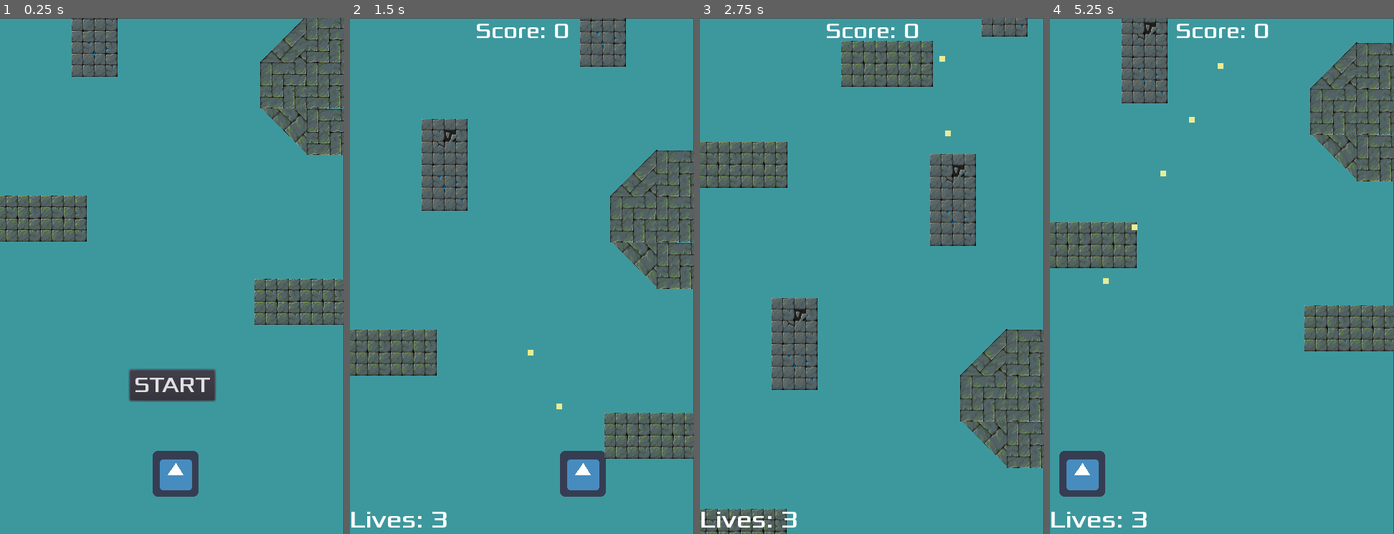
Above: before the commit, frames 1-4 (left to right).
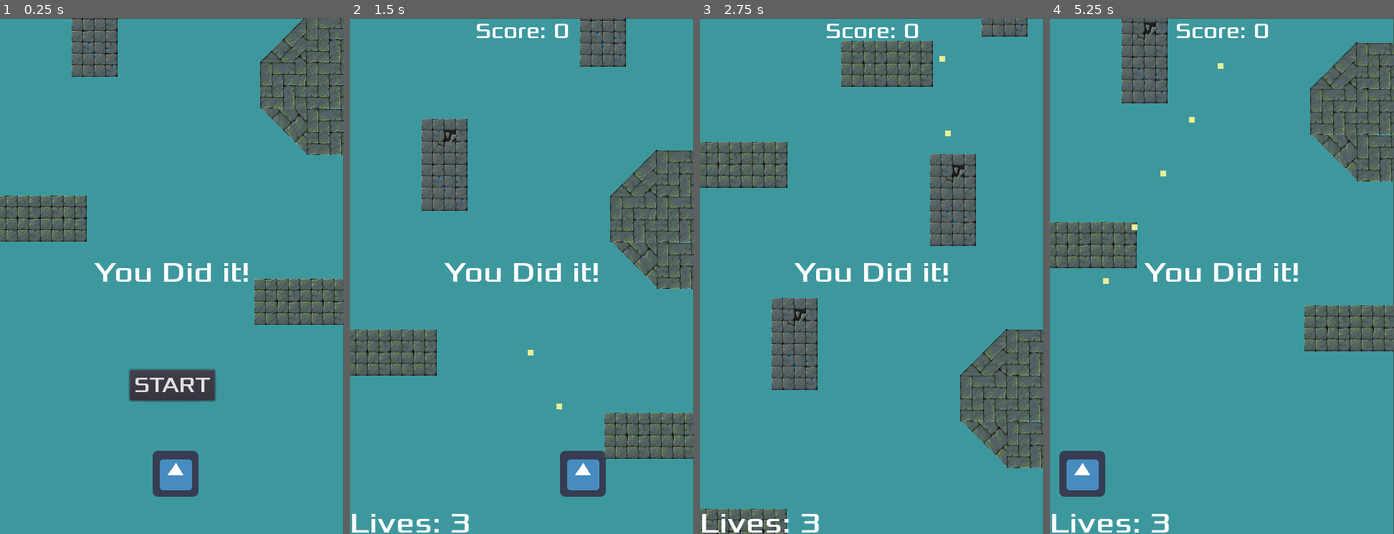
Above: after the commit, the same moments.

Repository: Harrison-Winters/Jet-Pack-Escape
Game: Godot game, scene res://Stage1.tscn
Two runs of this game, one before a commit and one after it. Both use one fixed random seed, a clock stepped at 60 frames per second and the inputs below. The engine's default icon, where the game draws it, is replaced by a stand-in: a white triangle on a blue panel in a dark square.
Inputs:
- Up to frame 1 (0.25 s): no input
- Up to frame 2 (1.5 s): click "START" at 0.5 s; hold Right (ui_right) from 1.28 s (still down); hold Z (shoot) from 1.28 s (still down)
- Up to frame 3 (2.75 s): release Right (ui_right) at 2.03 s; release Z (shoot) at 2.03 s; hold Down (ui_down) from 2.03 s (still down); tap Z (shoot) at 2.1 s
- Up to frame 4 (5.25 s): release Down (ui_down) at 2.78 s; hold Right (ui_right) 2.78-3.53 s; hold Z (shoot) 2.78-3.53 s; hold Up (ui_up) 3.53-4.28 s; tap Z (shoot) at 3.6 s; hold Left (ui_left) 4.28-5 s; hold Z (shoot) 4.28-5 s; click "START" at 5 s

The runs differ from the first frame. In frame 1, 0.6% of the frame differs, in the area x 27-73%, y 47-52%; in frame 2, 1.2%, in the area x 0-73%, y 47-100%; in frame 3, 1.2%; in frame 4, 1.2%.

Commit message:
You Win Font Size 40

Diff:
--- a/Jetpack Escape/HUD.tscn
+++ b/Jetpack Escape/HUD.tscn
@@ -1,6 +1,4 @@
-
 [gd_scene load_steps=7 format=2]
-
 
 [ext_resource path="res://Fonts/xolonium-regular.ttf" type="DynamicFontData" id=1]
 [ext_resource path="res://HUD.gd" type="Script" id=2]
@@ -14,13 +12,11 @@
 font_data = ExtResource( 1 )
 
 [sub_resource type="DynamicFont" id=3]
-
-size = 33
+size = 40
 font_data = ExtResource( 1 )
 
 [sub_resource type="DynamicFont" id=4]
 size = 30
-
 font_data = ExtResource( 1 )
 
 [node name="HUD" type="CanvasLayer"]
@@ -55,7 +51,6 @@
 [node name="RestartPauseTimer" type="Timer" parent="."]
 one_shot = true
 
-
 [node name="LifeCounter" type="Label" parent="."]
 visible = false
 anchor_top = 1.0
@@ -77,7 +72,6 @@
 align = 1
 
 [node name="WinText" type="Label" parent="."]
-visible = false
 anchor_left = 0.5
 anchor_top = 0.5
 anchor_right = 0.5
@@ -88,6 +82,6 @@
 margin_bottom = 30.0
 custom_fonts/font = SubResource( 3 )
 text = "You Did it!"
-
+align = 1
 
 [connection signal="pressed" from="StartButton" to="." method="_on_StartButton_pressed"]
--- a/Jetpack Escape/project.godot
+++ b/Jetpack Escape/project.godot
@@ -7,16 +7,6 @@
 ;   param=value ; assign values to parameters
 
 config_version=4
-
-_global_script_classes=[ {
-"base": "KinematicBody2D",
-"class": "Player",
-"language": "GDScript",
-"path": "res://PlayerCollisionObject.gd"
-} ]
-_global_script_class_icons={
-"Player": ""
-}
 
 [application]
 
